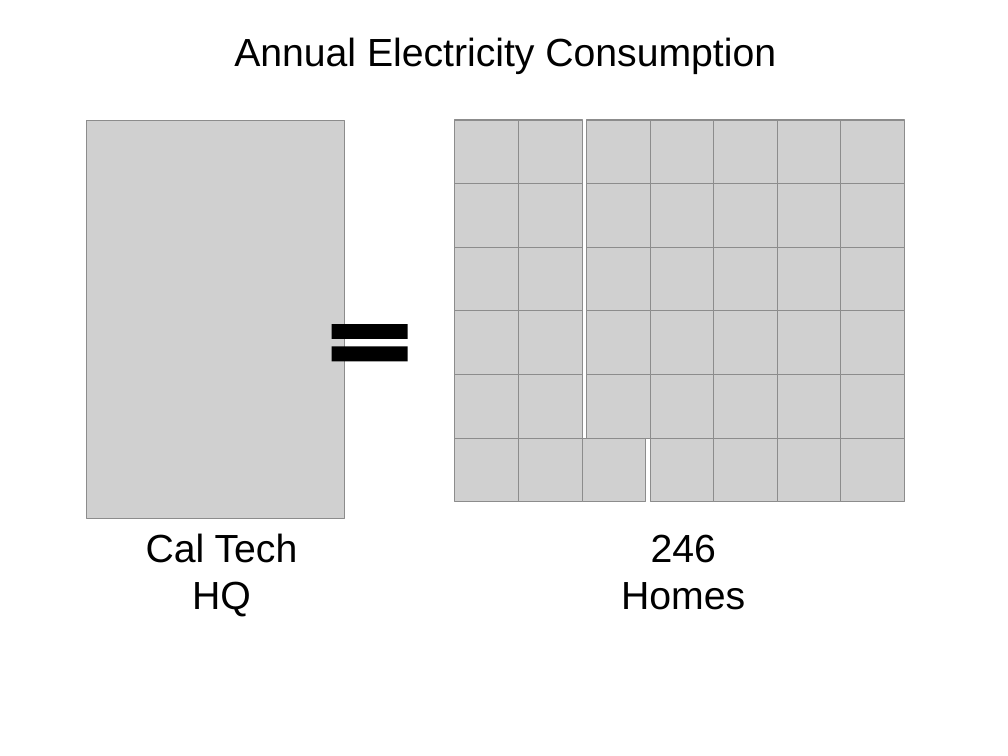
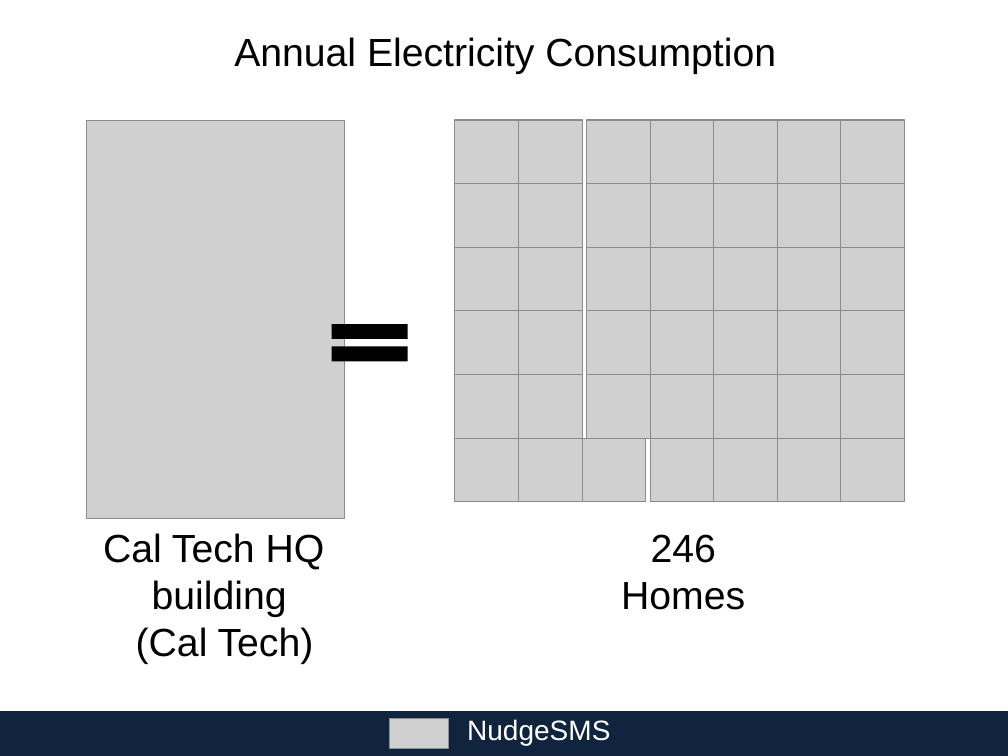
Before and after one commit to alan707/nudgesms, a slide deck: slide 2 of presentation_files/DemoPresentation.pptx. Drawn at 1008x756 pixels with LibreOffice and Linux fonts; fonts in the diff are those of the drawing; grey boxes stand for pictures; background and template pictures are left out. Boxes give left, top, right and bottom in pixels: in the first picture for what was removed or moved away, otherwise in the second. Text is boxed around its words. In the diff, an @@ line names an element or a change of style, - is before the commit and + after.

```diff
--- a/presentation_files/DemoPresentation.pptx
+++ b/presentation_files/DemoPresentation.pptx
@@ text "Cal Tech HQ" moved from (x1=146, y1=533, x2=298, y2=617) to (x1=103, y1=533, x2=325, y2=664) @@
@@ text at (x1=136, y1=580, x2=314, y2=664): paragraphs added @@
+building
+(Cal Tech)
@@ rectangle added at (x1=0, y1=712, x2=1008, y2=756), fill #0F243E @@
@@ picture added at (x1=389, y1=718, x2=449, y2=748) @@
@@ text added at (x1=467, y1=719, x2=610, y2=745), 20 pt, text #FFFFFF @@
+NudgeSMS
```
Also in this commit, not shown: 4 other slides changed, 4 slides added, 1 slide removed, 7 other files.
